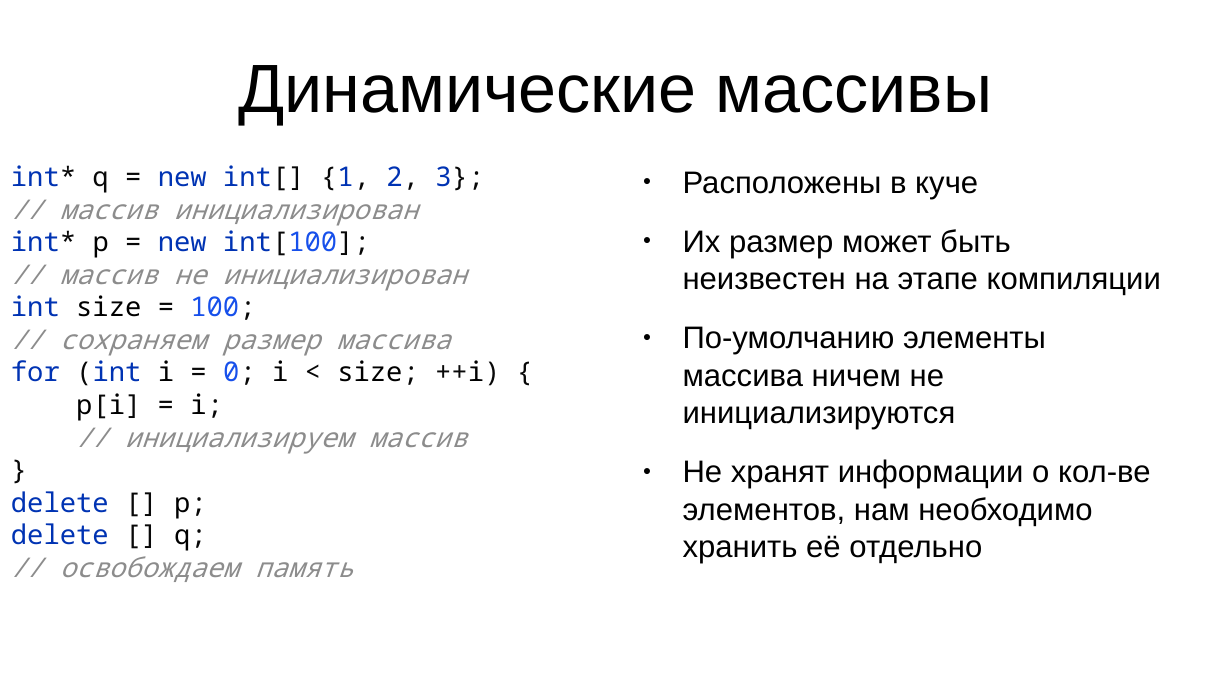
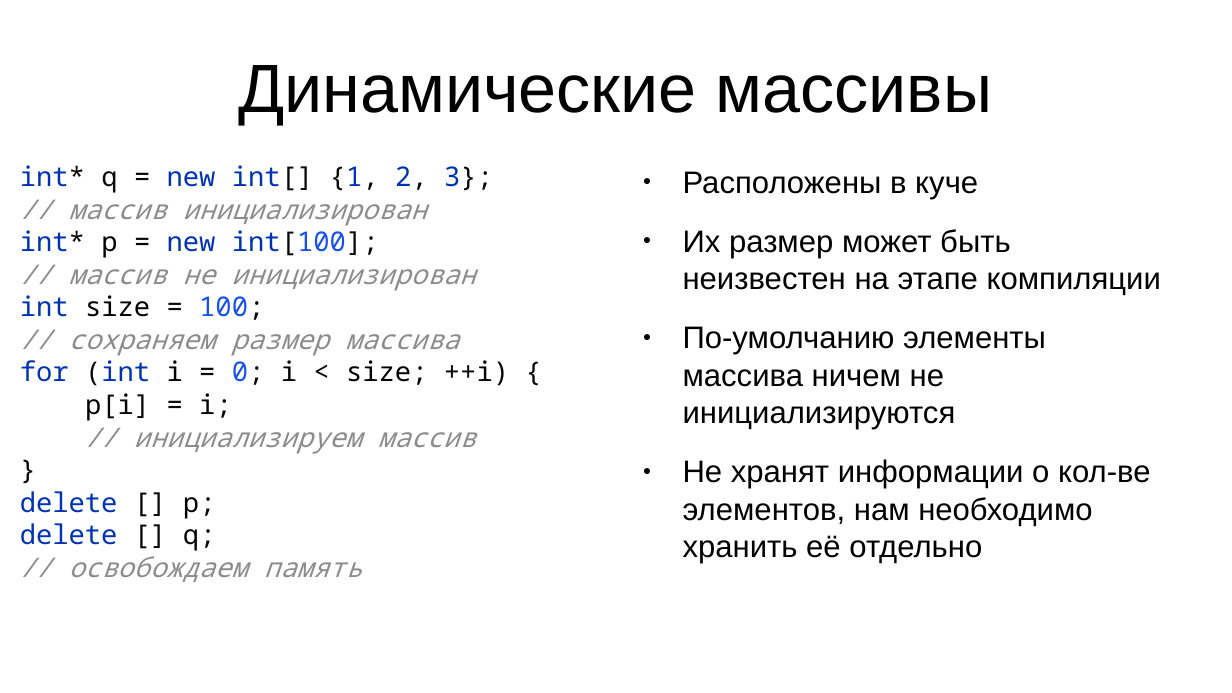
Before and after one commit to IvanStriker/Cpp_Coworking, a slide deck: slide 18 of 1-st meeting/Memory management in C++.pptx. Drawn at 1232x693 pixels with LibreOffice and Linux fonts; fonts in the diff are those of the drawing. Boxes give left, top, right and bottom in pixels: in the first picture for what was removed or moved away, otherwise in the second. Text is boxed around its words. In the diff, an @@ line names an element or a change of style, - is before the commit and + after.

```diff
--- a/1-st meeting/Memory management in C++.pptx
+++ b/1-st meeting/Memory management in C++.pptx
@@ text "int* q = new int[] ...": place and size @@
-text "int* q = new int[] ..." at [11, 165, 500, 582]
+text "int* q = new int[] ..." at [20, 165, 509, 582]
```
Also in this commit, not shown: 7 other slides changed, 1 slide added, 1 slide removed, 14 other files.
